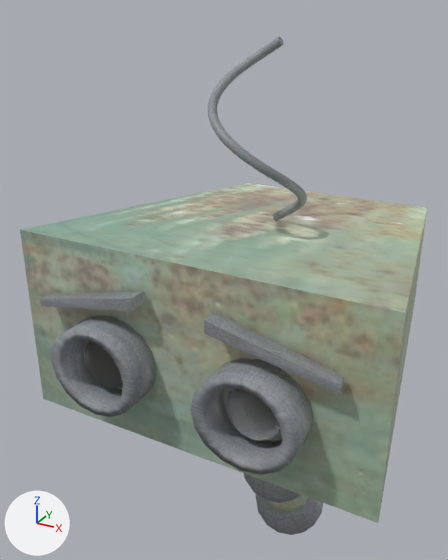
Two versions of the glTF model public/sub/docu/models/robot.glb, one commit apart.
Rendered twice from a camera (50 mm lens) standing at (0.86, -1.93, 0.96) and looking at (-0.19, -0.03, 0.01). Arrows for +X, +Y and +Z are at lower left; the lights stay in place. Vertices at the same position are counted once.
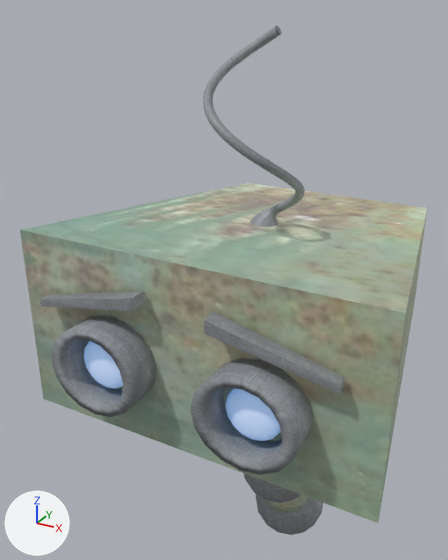
Where the change shows, as pixel boxes [x1, y1, x2, y2] in the pictures (448 x 560 px; the box of a moved part takes in the faces that stretch with it):
```json
{"object": "Cube", "change": "recoloured, surface changed, reshaped", "before": [20, 37, 427, 535], "after": [20, 26, 427, 535], "on screen": "grey to blue"}
{"part": 1, "of": "me_cube", "change": "moved or reshaped", "before": [208, 37, 307, 221], "after": [203, 26, 305, 227]}
```

Edits to the scene script, one JSON object a line:
```json
{"op": "remove", "block": "mat_glass", "code": "mat_glass.transmission_weight = 0.845"}
{"op": "set", "path": "mat_glass.base_color", "old": "(0.161, 0.161, 0.161)", "new": "(0.8, 0.8, 0.8)", "note": "grey #707070 -> white #e7e7e7"}
{"op": "add", "block": "mat_glass", "code": "mat_glass.emission_color = (0.0265, 0.138, 0.351)  # blue #2d68a0"}
{"op": "add", "block": "mat_glass", "code": "mat_glass.emission_strength = 1.0"}
{"block": "me_cube", "where": "# used by ob_cube; location = (0.0, 0.0, 0.0)"}
{"op": "remove", "block": "me_cube", "code": "me_cube.from_pydata(...)  # 6528 vertices, 12912 faces; spans x -0.61..0.61, y -0.72..0.61, z -1.41..0.88"}
{"op": "add", "block": "me_cube", "code": "me_cube.from_pydata(...)  # 6672 vertices, 13058 faces; spans x -0.61..0.61, y -0.72..0.61, z -1.41..0.91"}
{"block": "me_cube", "change": "me_cube part 1: 147 vertices moved within x -0.01..0.16, y -0.28..0.0, z 0.29..0.53; 4437 vertices removed from x -0.16..0.16, y -0.3..0.02, z 0.27..0.88; 4533 vertices added at x -0.15..0.17, y -0.34..0.0, z 0.26..0.91"}
```
